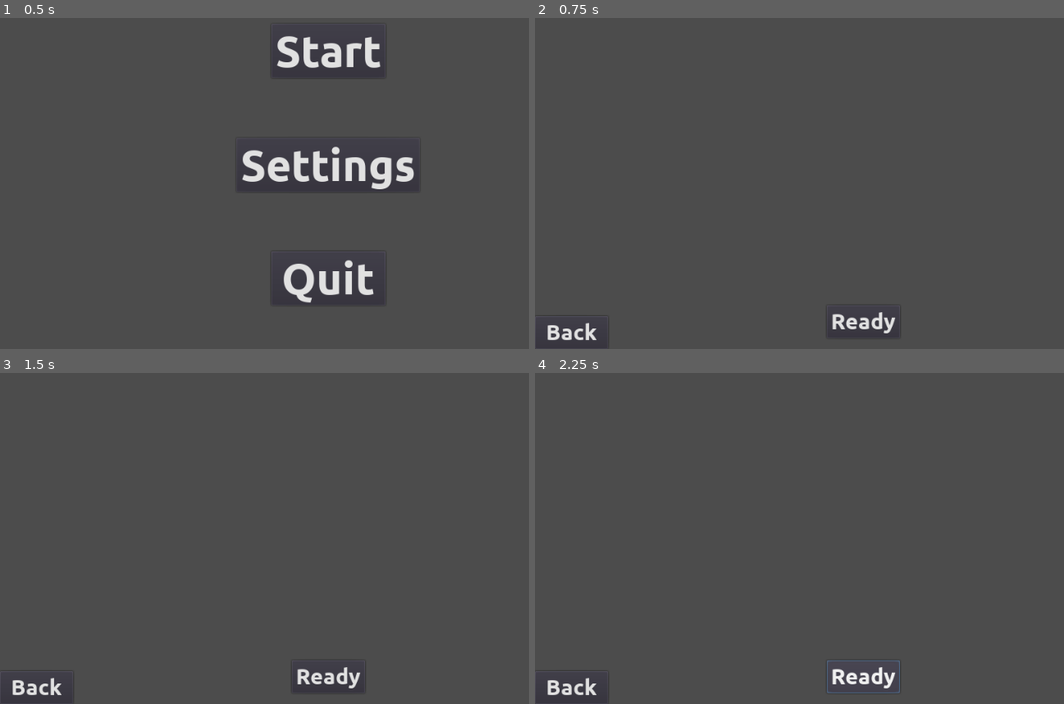
Above: before the commit, frames 1-4 (two rows, left to right).
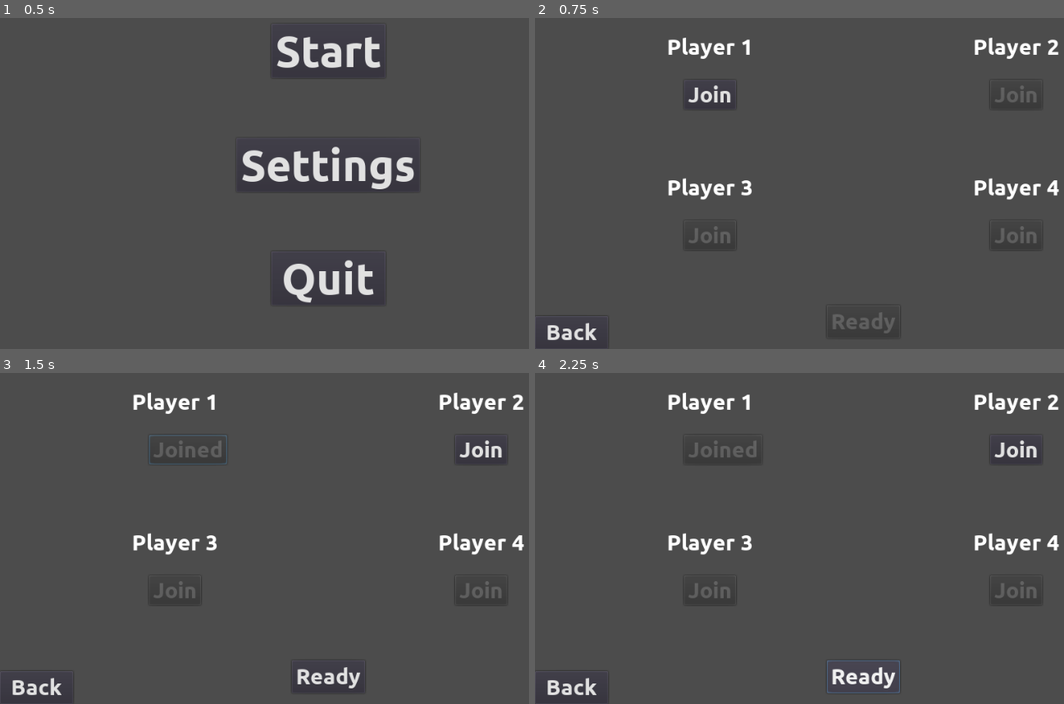
Above: after the commit, the same moments.

Repository: wsheldon67/Scredric
Game: Godot game, scene res://Main.tscn
Two runs of this game, one before a commit and one after it. Both use one fixed random seed, a clock stepped at 60 frames per second and the inputs below.
Inputs (mouse positions are in pixels of both pictures, inside the frame that each line leads up to):
- Up to frame 1 (0.5 s): no input
- Up to frame 2 (0.75 s): click "Start" at 0.5 s
- Up to frame 3 (1.5 s): click (174, 449) at 1.25 s, where only the run after the commit has a clickable "Join"
- Up to frame 4 (2.25 s): click "Ready" at 2 s

Frame 1 is identical in both runs. In frame 2, 2.1% of the frame differs, in the area x 25-100%, y 5-96%; in frame 3, 1.8%; in frame 4, 1.8%.

Commit message:
Add Player UI

Diff:
--- a/project/menus/AddPlayers.tscn
+++ b/project/menus/AddPlayers.tscn
@@ -1,7 +1,8 @@
-[gd_scene load_steps=3 format=2]
+[gd_scene load_steps=4 format=2]
 
 [ext_resource path="res://assets/fonts/Bold.tres" type="DynamicFont" id=1]
 [ext_resource path="res://menus/assets/AddPlayers.gd" type="Script" id=2]
+[ext_resource path="res://menus/assets/BlankPlayer.tscn" type="PackedScene" id=3]
 
 [node name="AddPlayers" type="CanvasLayer"]
 script = ExtResource( 2 )
@@ -16,6 +17,7 @@
 margin_right = 53.5
 margin_bottom = -16.0
 custom_fonts/font = ExtResource( 1 )
+disabled = true
 text = "Ready"
 
 [node name="Back" type="Button" parent="."]
@@ -26,4 +28,24 @@
 custom_fonts/font = ExtResource( 1 )
 text = "Back"
 
+[node name="BlankPlayer1" parent="." instance=ExtResource( 3 )]
+position = Vector2( 256, 128 )
+disabled = false
+
+[node name="BlankPlayer2" parent="." instance=ExtResource( 3 )]
+position = Vector2( 704, 128 )
+player_number = 2
+
+[node name="BlankPlayer3" parent="." instance=ExtResource( 3 )]
+position = Vector2( 256, 334 )
+player_number = 3
+
+[node name="BlankPlayer4" parent="." instance=ExtResource( 3 )]
+position = Vector2( 704, 334 )
+player_number = 4
+
 [connection signal="pressed" from="Back" to="." method="_on_Back_pressed"]
+[connection signal="player_added" from="BlankPlayer1" to="." method="_on_player_added"]
+[connection signal="player_added" from="BlankPlayer2" to="." method="_on_player_added"]
+[connection signal="player_added" from="BlankPlayer3" to="." method="_on_player_added"]
+[connection signal="player_added" from="BlankPlayer4" to="." method="_on_player_added"]
--- a/project/menus/assets/AddPlayers.gd
+++ b/project/menus/assets/AddPlayers.gd
@@ -4,3 +4,14 @@
 
 func _on_Back_pressed():
 	Menu.change_menu("StartMenu")
+
+
+func _on_player_added(player_number):
+	$Ready.disabled = false
+	if player_number < 4:
+		var next_player = get_node("./BlankPlayer%s" % str(player_number+1))
+		next_player.enable()
+
+
+func _on_Ready_pressed():
+	pass # Replace with function body.
--- a/project/menus/assets/AddedPlayer.tscn
+++ /dev/null
@@ -1,17 +0,0 @@
-[gd_scene load_steps=3 format=2]
-
-[ext_resource path="res://assets/fonts/Bold.tres" type="DynamicFont" id=1]
-[ext_resource path="res://assets/player/front.png" type="Texture" id=2]
-
-[node name="AddedPlayer" type="CanvasLayer"]
-
-[node name="Sprite" type="Sprite" parent="."]
-texture = ExtResource( 2 )
-
-[node name="Label" type="Label" parent="."]
-margin_left = -63.0
-margin_top = -77.0
-margin_right = 63.0
-margin_bottom = -40.0
-custom_fonts/font = ExtResource( 1 )
-text = "Player 1"
--- /dev/null
+++ b/project/menus/assets/BlankPlayer.gd
@@ -0,0 +1,20 @@
+extends Node2D
+
+
+export var player_number:int = 1
+export var disabled:bool = true
+
+signal player_added
+
+
+func _ready():
+	$Label.text = "Player " + str(player_number)
+	$Button.disabled = disabled
+
+func _on_Button_pressed():
+	emit_signal("player_added", player_number)
+	$Button.disabled = true
+	$Button.text = "Joined"
+
+func enable():
+	$Button.disabled = false
--- a/project/menus/assets/BlankPlayer.tscn
+++ b/project/menus/assets/BlankPlayer.tscn
@@ -1,8 +1,10 @@
-[gd_scene load_steps=2 format=2]
+[gd_scene load_steps=3 format=2]
 
 [ext_resource path="res://assets/fonts/Bold.tres" type="DynamicFont" id=1]
+[ext_resource path="res://menus/assets/BlankPlayer.gd" type="Script" id=2]
 
-[node name="BlankPlayer" type="CanvasLayer"]
+[node name="BlankPlayer" type="Node2D"]
+script = ExtResource( 2 )
 
 [node name="Label" type="Label" parent="."]
 margin_left = -63.0
@@ -10,7 +12,7 @@
 margin_right = 63.0
 margin_bottom = -12.0
 custom_fonts/font = ExtResource( 1 )
-text = "Player 2"
+text = "Player 1"
 
 [node name="Button" type="Button" parent="."]
 margin_left = -38.0
@@ -19,3 +21,5 @@
 margin_bottom = 61.0
 custom_fonts/font = ExtResource( 1 )
 text = "Join"
+
+[connection signal="pressed" from="Button" to="." method="_on_Button_pressed"]
Not shown, changed: plan/design.org
